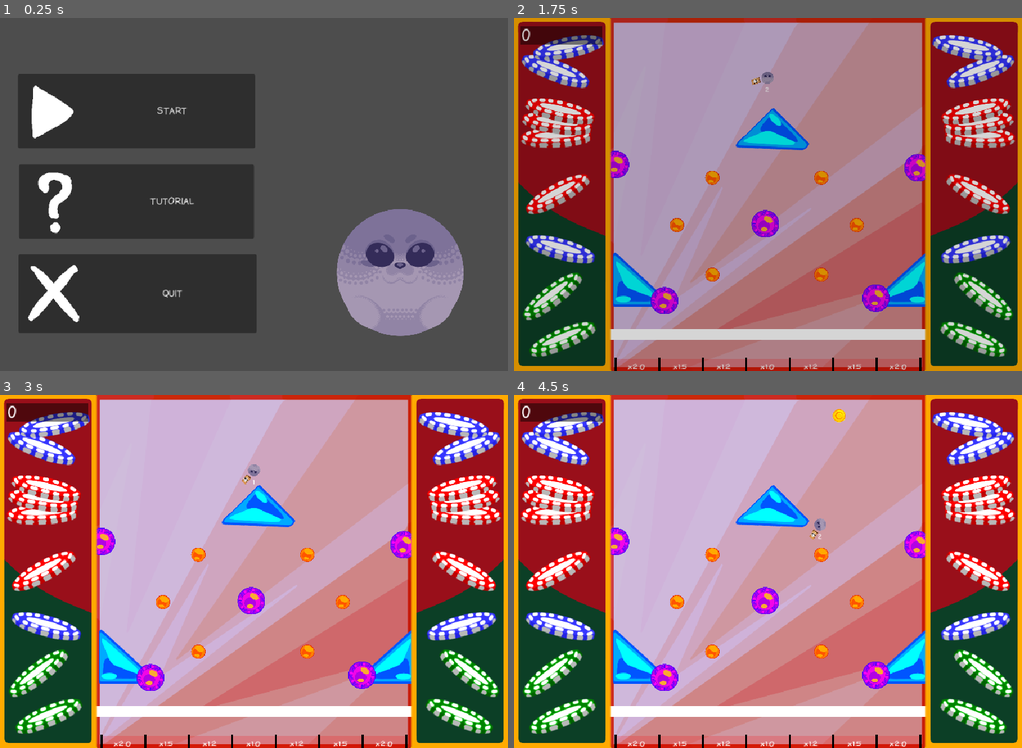
Above: before the commit, frames 1-4 (two rows, left to right).
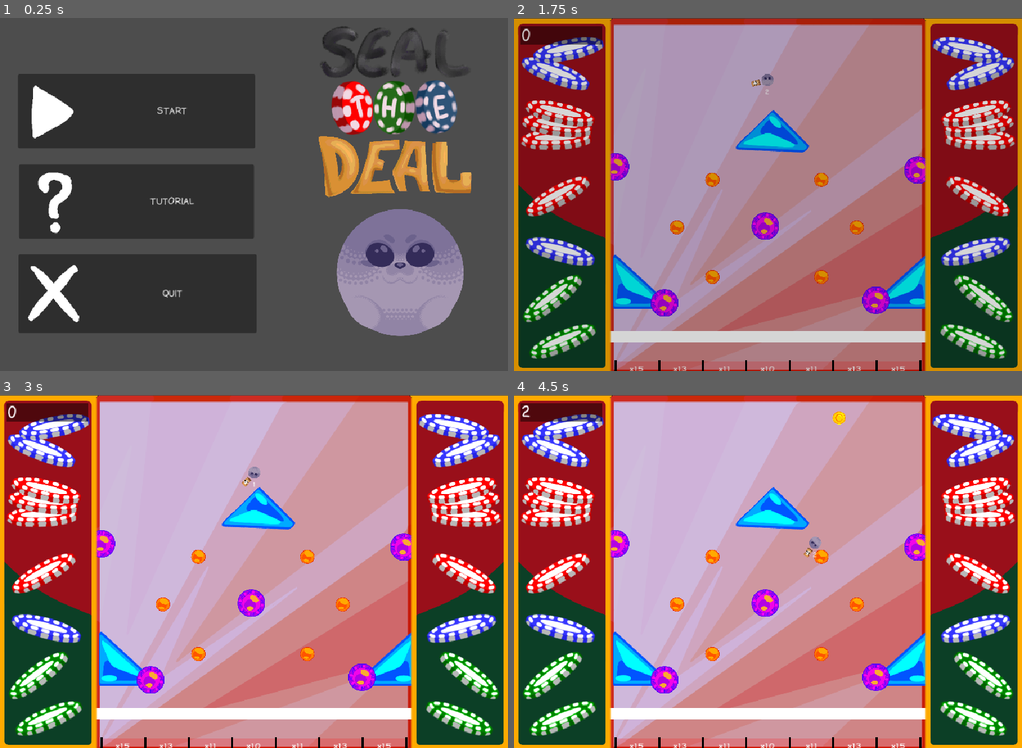
Above: after the commit, the same moments.

Repository: AstrrX3/Gamejam
Game: Godot game, scene res://menu.tscn
Two runs of this game, one before a commit and one after it. Both use one fixed random seed, a clock stepped at 60 frames per second and the inputs below. The engine's default icon, where the game draws it, is replaced by a stand-in: a white triangle on a blue panel in a dark square.
Inputs (mouse positions are in pixels of both pictures, inside the frame that each line leads up to):
- Up to frame 1 (0.25 s): no input
- Up to frame 2 (1.75 s): click "START" at 0.5 s; click "START" at 1.25 s
- Up to frame 3 (3 s): move the mouse to (365, 553) at 2.02 s; click (365, 553) at 2.1 s; move the mouse to (152, 589) at 2.77 s; click (152, 589) at 2.85 s
- Up to frame 4 (4.5 s): move the mouse to (818, 493) at 3.52 s; click (818, 493) at 3.6 s; move the mouse to (742, 642) at 4.27 s; click (742, 642) at 4.35 s

The runs differ from the first frame. In frame 1, 6.9% of the frame differs, in the area x 62-93%, y 2-51%; in frame 2, 15%; in frame 3, 17%; in frame 4, 17%, in the area x 0-100%, y 0-100%.
Error after the commit: Attempt to call function 'hide' in base 'null instance' on a null instance. (res://menu.gd:16)

Commit message:
score rebalance + main menu changes

Diff:
--- a/gay-plinko/bumper.gd
+++ b/gay-plinko/bumper.gd
@@ -16,3 +16,5 @@
 		body.apply_impulse((body.global_position - global_position).normalized() * 1600)
 		$AnimationPlayer.play("bump")
 		pinsound.play()
+		if body.is_in_group("player"):
+			Global.score += 2
--- a/gay-plinko/coin.gd
+++ b/gay-plinko/coin.gd
@@ -10,5 +10,5 @@
 	pass
 
 func del(mult):
-	Global.score +=5 * mult
+	Global.score += 20 * mult
 	queue_free()
--- a/gay-plinko/menu.gd
+++ b/gay-plinko/menu.gd
@@ -1,6 +1,6 @@
 extends Node2D
 
-@onready var picture = $Button_Manager/tutorial/TextureRect
+@onready var picture = $CanvasLayer/Button_Manager/TextureRect
 
 var images = [
 	preload("res://Tut1.png"),
--- a/gay-plinko/menu.tscn
+++ b/gay-plinko/menu.tscn
@@ -5,9 +5,20 @@
 [ext_resource type="Texture2D" uid="uid://vr2ddtqbhkd3" path="res://button1.png" id="2_4hy44"]
 [ext_resource type="Texture2D" uid="uid://byfcmcs3jo57l" path="res://button2.png" id="3_ytr4m"]
 [ext_resource type="Texture2D" uid="uid://bniu2vi2rq7h1" path="res://button3.png" id="4_ytr4m"]
+[ext_resource type="Texture2D" uid="uid://idbvpcnhhnbo" path="res://SealTheDeal.png" id="6_l48gv"]
 
 [node name="Node2D2" type="Node2D" unique_id=41311468]
 script = ExtResource("1_mae5d")
+
+[node name="SealTheDeal" type="Sprite2D" parent="." unique_id=1268336377]
+position = Vector2(262, -154)
+scale = Vector2(0.32734373, 0.32734373)
+texture = ExtResource("6_l48gv")
+
+[node name="FatFuck" type="Sprite2D" parent="." unique_id=1932595659]
+position = Vector2(268, 143)
+scale = Vector2(0.30624998, 0.30624995)
+texture = ExtResource("1_ouk20")
 
 [node name="Camera2D" type="Camera2D" parent="." unique_id=384701607]
 
@@ -57,19 +68,13 @@
 text = "TUTORIAL"
 icon = ExtResource("4_ytr4m")
 
-[node name="TextureRect" type="TextureRect" parent="Button_Manager/tutorial" unique_id=282461216]
-visible = false
+[node name="TextureRect" type="TextureRect" parent="Button_Manager" unique_id=282461216]
 layout_mode = 0
-offset_left = -12.000015
-offset_top = -251.0
-offset_right = 948.0
-offset_bottom = 829.0
+offset_left = -101.00003
+offset_top = -303.0
+offset_right = 859.0
+offset_bottom = 777.0
 scale = Vector2(0.5613056, 0.5613056)
-
-[node name="FatFuck" type="Sprite2D" parent="." unique_id=1932595659]
-position = Vector2(268, 143)
-scale = Vector2(0.30624998, 0.30624995)
-texture = ExtResource("1_ouk20")
 
 [connection signal="pressed" from="Button_Manager/Start" to="." method="_on_start_pressed"]
 [connection signal="pressed" from="Button_Manager/Quit" to="." method="_on_quit_pressed"]
--- a/gay-plinko/test.tscn
+++ b/gay-plinko/test.tscn
@@ -8,6 +8,7 @@
 [ext_resource type="Texture2D" uid="uid://bbr42lch34tr4" path="res://border.png" id="6_g14j6"]
 [ext_resource type="PackedScene" uid="uid://4p63w7xc2ve8" path="res://safety_net.tscn" id="7_vbegm"]
 [ext_resource type="Script" uid="uid://qcymrgrftylc" path="res://ui.gd" id="8_ehkex"]
+[ext_resource type="Script" uid="uid://dfc8qnwim2pr5" path="res://time.gd" id="9_xersf"]
 
 [node name="base" type="Node2D" unique_id=1876613877 groups=["wall"]]
 
@@ -53,32 +54,32 @@
 [node name="Node2D3" parent="level" unique_id=279108135 instance=ExtResource("4_ppyta")]
 position = Vector2(76, 339.3374)
 scale = Vector2(1, 1.0099326)
-mult = 1.2
+mult = 1.1
 
 [node name="Node2D4" parent="level" unique_id=1973950885 instance=ExtResource("4_ppyta")]
 position = Vector2(156, 339.3374)
 scale = Vector2(1, 1.0099326)
-mult = 1.5
+mult = 1.3
 
 [node name="Node2D8" parent="level" unique_id=1031438313 instance=ExtResource("4_ppyta")]
 position = Vector2(236, 339.3374)
 scale = Vector2(1, 1.0099326)
-mult = 2.0
+mult = 1.5
 
 [node name="Node2D5" parent="level" unique_id=2039644919 instance=ExtResource("4_ppyta")]
 position = Vector2(-244, 339.3374)
 scale = Vector2(1, 1.0099326)
-mult = 2.0
+mult = 1.5
 
 [node name="Node2D6" parent="level" unique_id=376871746 instance=ExtResource("4_ppyta")]
 position = Vector2(-164, 339.3374)
 scale = Vector2(1, 1.0099326)
-mult = 1.5
+mult = 1.3
 
 [node name="Node2D7" parent="level" unique_id=1778121922 instance=ExtResource("4_ppyta")]
 position = Vector2(-84, 339.3374)
 scale = Vector2(1, 1.0099326)
-mult = 1.2
+mult = 1.1
 
 [node name="Border" type="Sprite2D" parent="." unique_id=667593899]
 position = Vector2(-278, -342)
@@ -86,7 +87,7 @@
 texture = ExtResource("6_g14j6")
 
 [node name="Camera2D" type="Camera2D" parent="." unique_id=527506816]
-position = Vector2(-278, -341)
+position = Vector2(-278, -345)
 
 [node name="CanvasLayer" type="CanvasLayer" parent="Camera2D" unique_id=1090817033]
 script = ExtResource("8_ehkex")
@@ -106,3 +107,11 @@
 theme_override_font_sizes/font_size = 27
 text = "GAY SEX"
 vertical_alignment = 1
+
+[node name="timer" type="Node" parent="." unique_id=1230682741]
+script = ExtResource("9_xersf")
+
+[node name="Timer" type="Timer" parent="timer" unique_id=935840496]
+autostart = true
+
+[connection signal="timeout" from="timer/Timer" to="timer" method="_on_timer_timeout"]
--- /dev/null
+++ b/gay-plinko/time.gd
@@ -0,0 +1,15 @@
+extends Node
+
+
+# Called when the node enters the scene tree for the first time.
+func _ready() -> void:
+	pass # Replace with function body.
+
+
+# Called every frame. 'delta' is the elapsed time since the previous frame.
+func _process(delta: float) -> void:
+	pass
+
+
+func _on_timer_timeout() -> void:
+	Global.score += 1
Binary file added: gay-plinko/SealTheDeal.png
Not shown, added: gay-plinko/SealTheDeal.png.import
Not shown, added: gay-plinko/time.gd.uid
